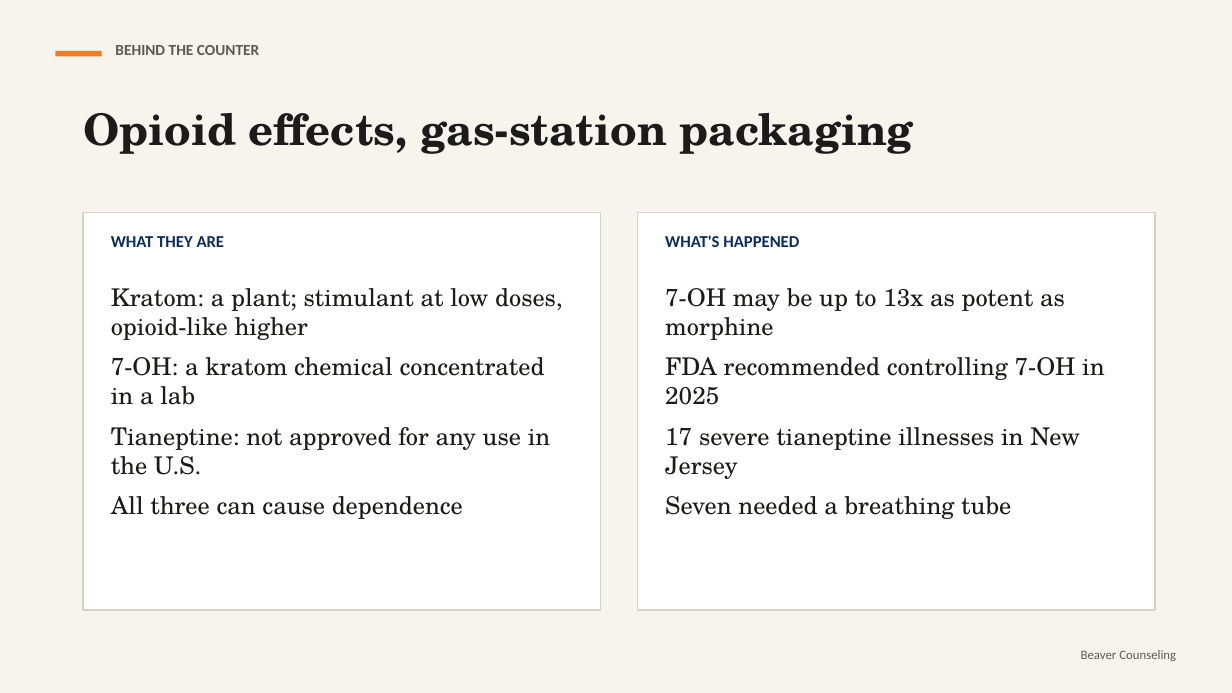
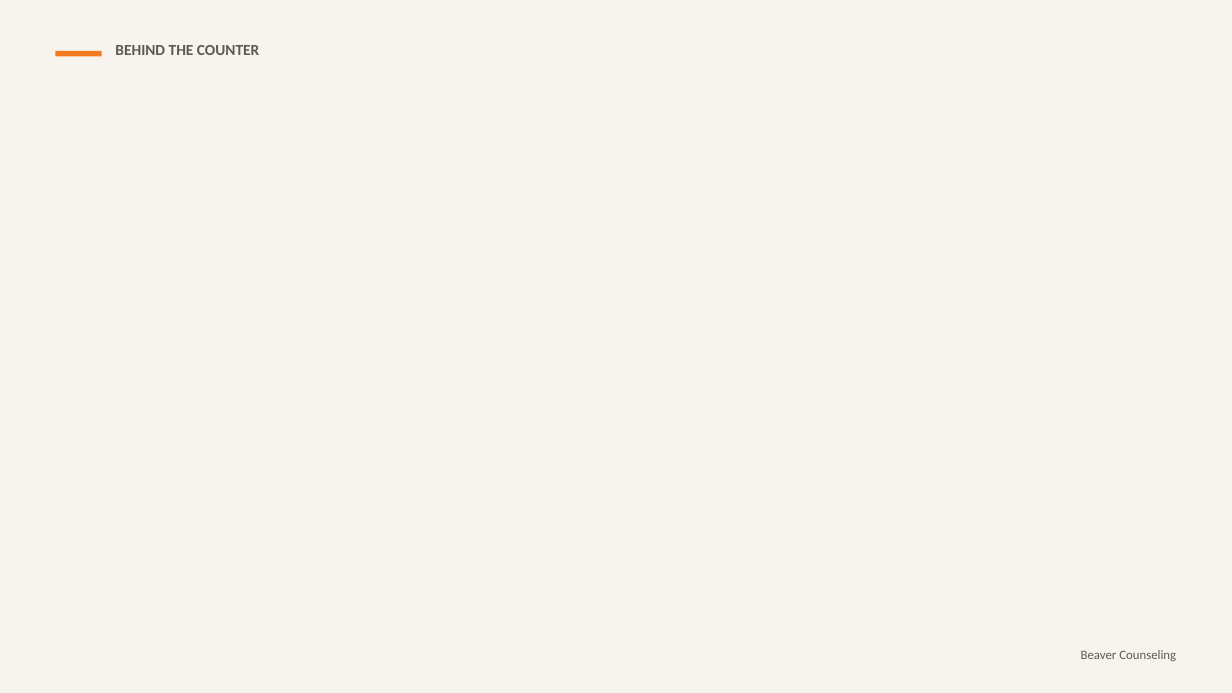
Before and after one commit to rmwtoolkit/bcds-toolkit, a slide deck: slide 15 of decks/off-the-shelf-lesson-v2.pptx (slide 6 before the commit). Drawn at 1232x693 pixels with LibreOffice and Linux fonts; fonts in the diff are those of the drawing; background and template pictures are left out. Boxes give left, top, right and bottom in pixels: in the first picture for what was removed or moved away, otherwise in the second. Text is boxed around its words. In the diff, an @@ line names an element or a change of style, - is before the commit and + after.

```diff
--- a/decks/off-the-shelf-lesson-v2.pptx
+++ b/decks/off-the-shelf-lesson-v2.pptx
@@ text removed at (83, 113, 913, 154) @@
-Opioid effects, gas-station packaging
@@ rectangle removed at (83, 213, 601, 610) @@
@@ text removed at (111, 236, 225, 247) @@
-WHAT THEY ARE
@@ rectangle removed at (638, 213, 1155, 610) @@
@@ text removed at (665, 235, 799, 247) @@
-WHAT'S HAPPENED
@@ text removed at (111, 288, 563, 519) @@
-Kratom: a plant; stimulant at low doses, opioid-like higher
-7-OH: a kratom chemical concentrated in a lab
-Tianeptine: not approved for any use in the U.S.
-All three can cause dependence
@@ text removed at (665, 288, 1105, 519) @@
-7-OH may be up to 13x as potent as morphine
-FDA recommended controlling 7-OH in 2025
-17 severe tianeptine illnesses in New Jersey
-Seven needed a breathing tube
```
Also in this commit, not shown: 10 other slides changed, 18 slides added, 1 slide removed, 17 other files.
